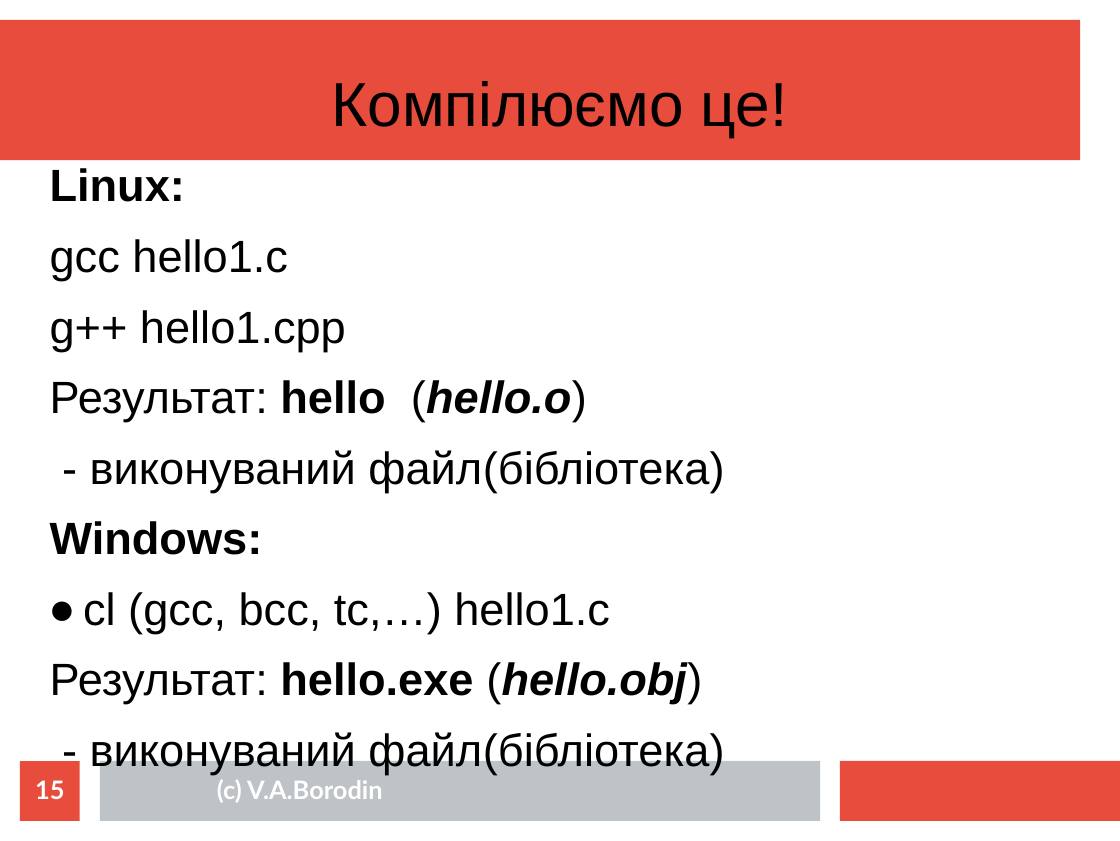
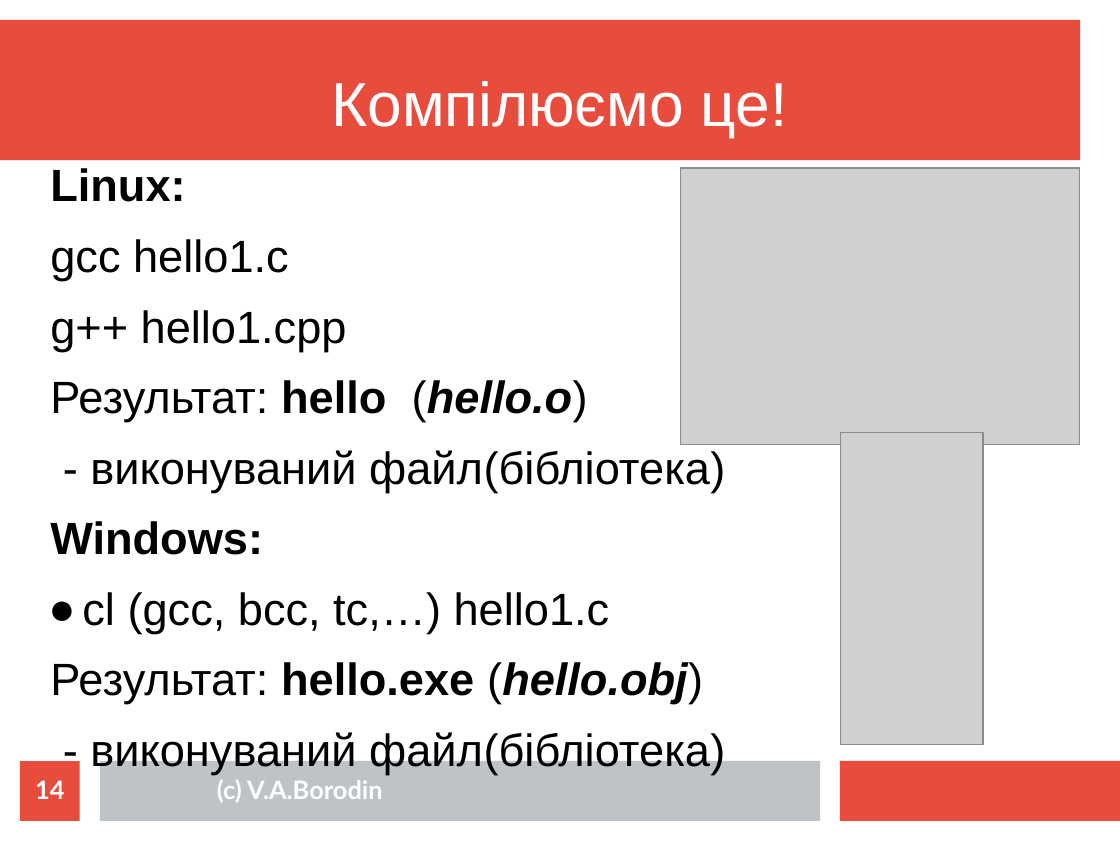
Before and after one commit to mecchmatProjects/CppCourse, a slide deck: slide 14 of Lect01/CppTutorUkr0.ppt (slide 15 before the commit). Drawn at 1120x841 pixels with LibreOffice and Linux fonts; fonts in the diff are those of the drawing; grey boxes stand for pictures. Boxes give left, top, right and bottom in pixels: in the first picture for what was removed or moved away, otherwise in the second. Text is boxed around its words. In the diff, an @@ line names an element or a change of style, - is before the commit and + after.

```diff
--- a/Lect01/CppTutorUkr0.ppt
+++ b/Lect01/CppTutorUkr0.ppt
@@ text "Компілюємо це!" at (331, 81, 788, 137): text colour #000000 to #FFFFFF @@
@@ text "Linux:" at (50, 168, 725, 775): indent changed @@
@@ picture added at (680, 168, 1079, 444) @@
@@ picture added at (841, 432, 983, 744) @@
@@ page number at (35, 780, 64, 799): text changed @@
-15
+14
```
Also in this commit, not shown: 34 other slides changed, 4 slides added, 2 slides removed, 6 other files.
